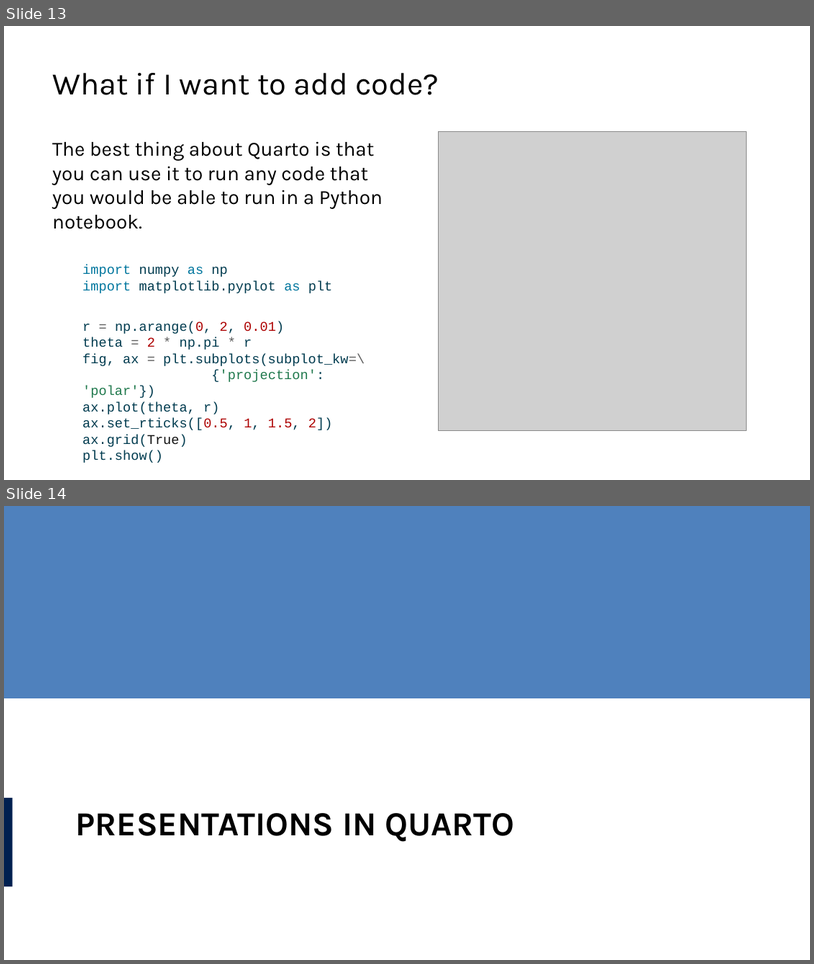
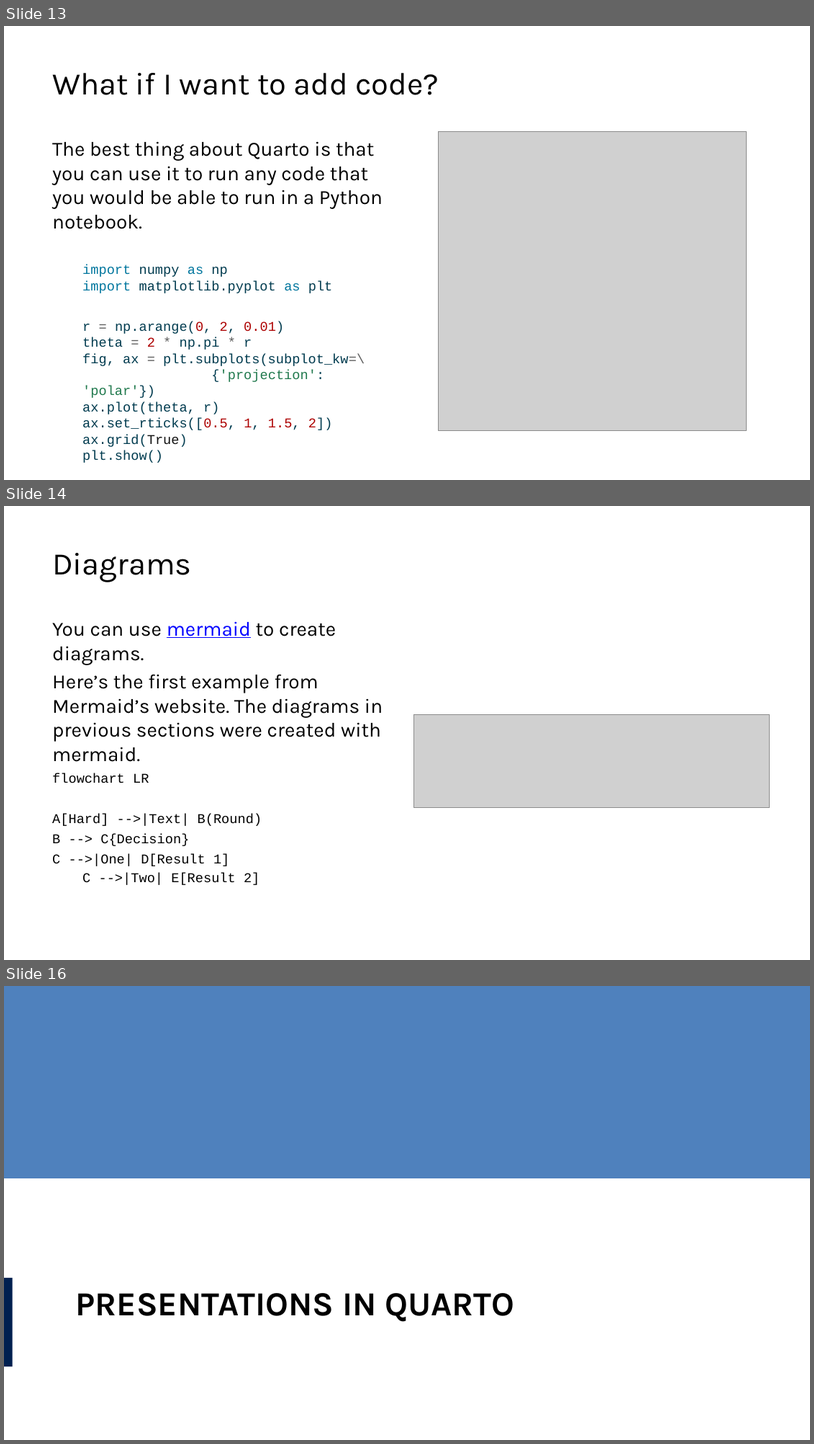
Before and after one commit to lucas-a-meyer/using-quarto, a slide deck: docs/presentation.pptx. Shown one above the other, each under a label of ours: slides 13 and 14 before the commit, slides 13, 14 and 16 after it; the slides between them are not shown. The pictures are 814x964 and 814x1444 pixels, drawn with LibreOffice and Linux fonts; fonts in the diff are those of the drawing; grey boxes stand for pictures. Boxes give left, top, right and bottom in pixels: in the first picture for what was removed or moved away, otherwise in the second. Text is boxed around its words. In the diff, an @@ line names an element or a change of style, - is before the commit and + after.

```diff
--- a/docs/presentation.pptx
+++ b/docs/presentation.pptx
@@ slide 14 added at box(4, 506, 810, 960), background #FFFFFF @@
@@ title added at box(52, 553, 191, 582), 28 pt, text #000000 @@
+Diagrams
@@ text added at box(52, 621, 383, 885), 18 pt, text #000000 @@
+You can use mermaid to create diagrams.
+Here’s the first example from Mermaid’s website. The diagrams in previous sections were created with mermaid.
+flowchart LR
+A[Hard] -->|Text| B(Round)
+B --> C{Decision}
+C -->|One| D[Result 1]
+C -->|Two| E[Result 2]
@@ picture added at box(414, 714, 770, 807) @@
@@ what was slide 14 is now slide 16 @@
```
Also in this commit, not shown: 1 other slide added, 10 other files.
